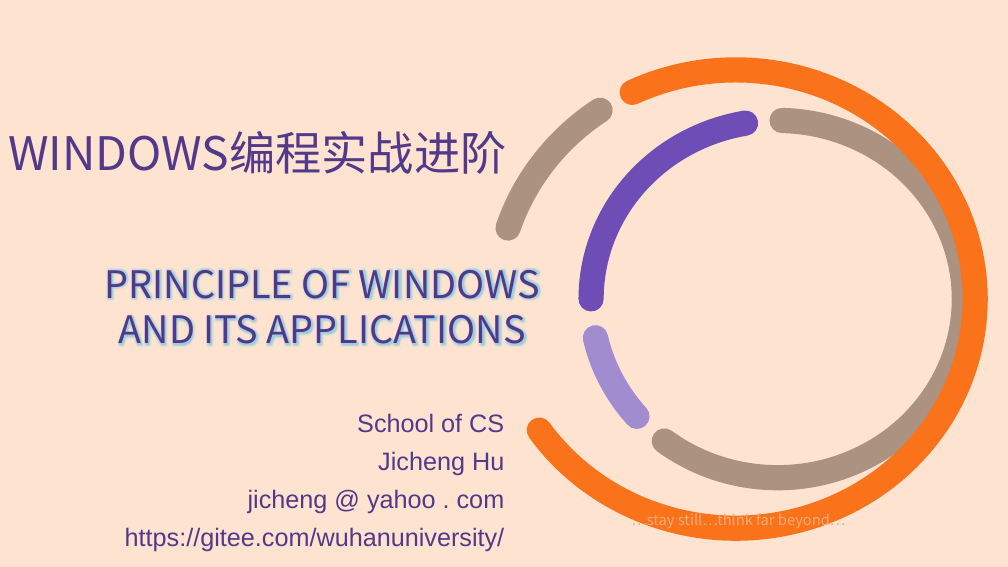
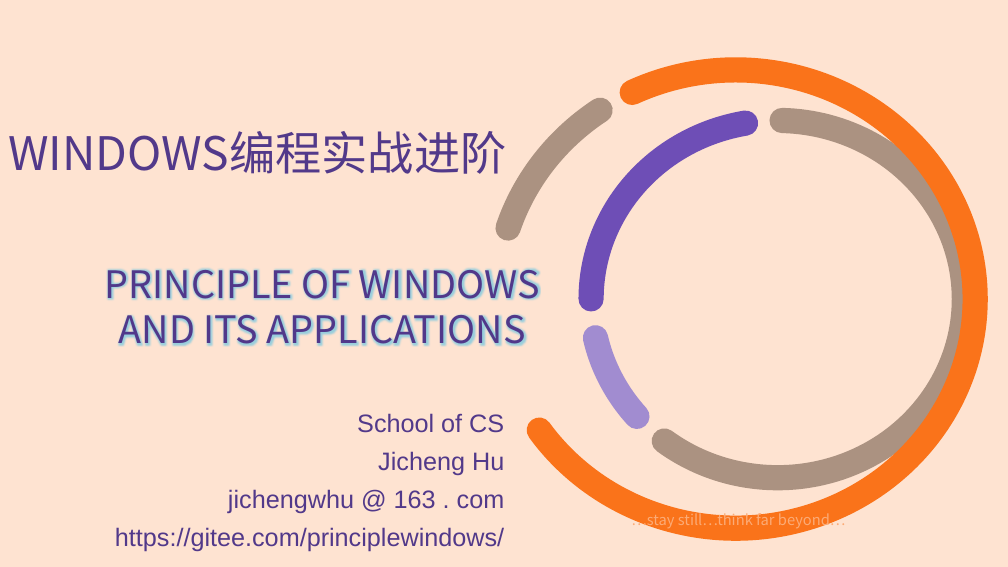
Before and after one commit to principleWindows/win-principle-2021, a slide deck: slide 1 of slides/instruction/principleWindows_extra.pptx. Drawn at 1008x567 pixels with LibreOffice and Linux fonts; fonts in the diff are those of the drawing; background and template pictures are left out. Boxes give left, top, right and bottom in pixels: in the first picture for what was removed or moved away, otherwise in the second. Text is boxed around its words. In the diff, an @@ line names an element or a change of style, - is before the commit and + after.

```diff
--- a/slides/instruction/principleWindows_extra.pptx
+++ b/slides/instruction/principleWindows_extra.pptx
@@ text at <box>115,489,505,551</box>: text changed @@
-jicheng @ yahoo . com
-https://gitee.com/wuhanuniversity/
+jichengwhu @ 163 . com
+https://gitee.com/principlewindows/
```
Also in this commit, not shown: 9 other files.
